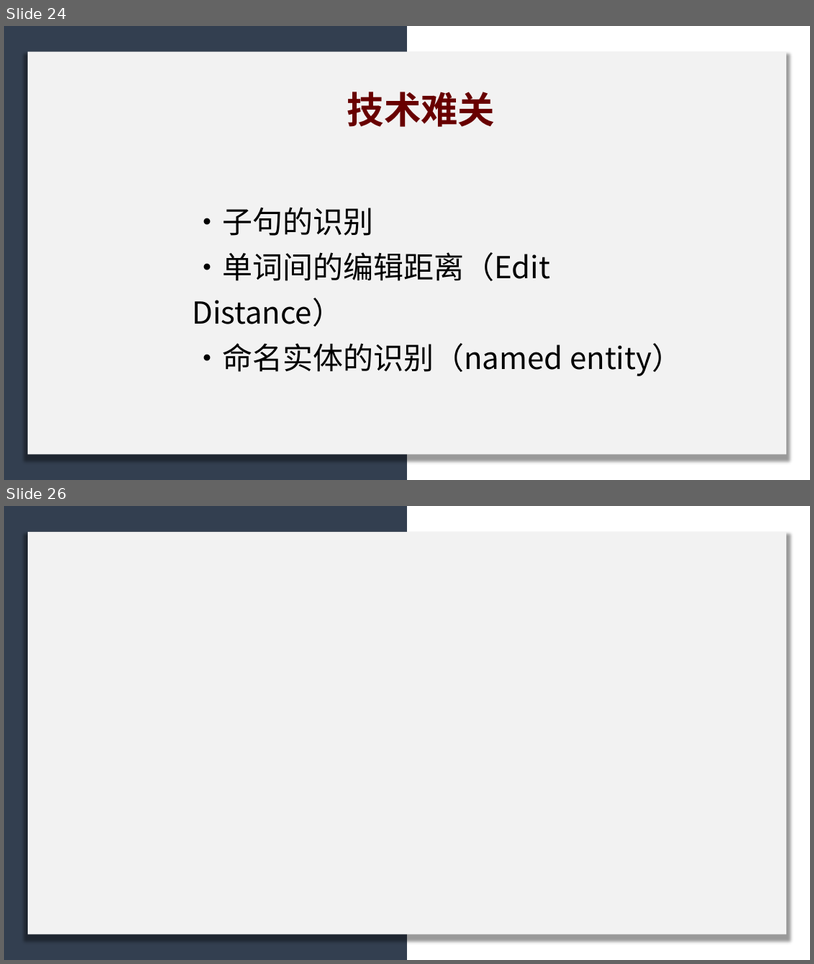
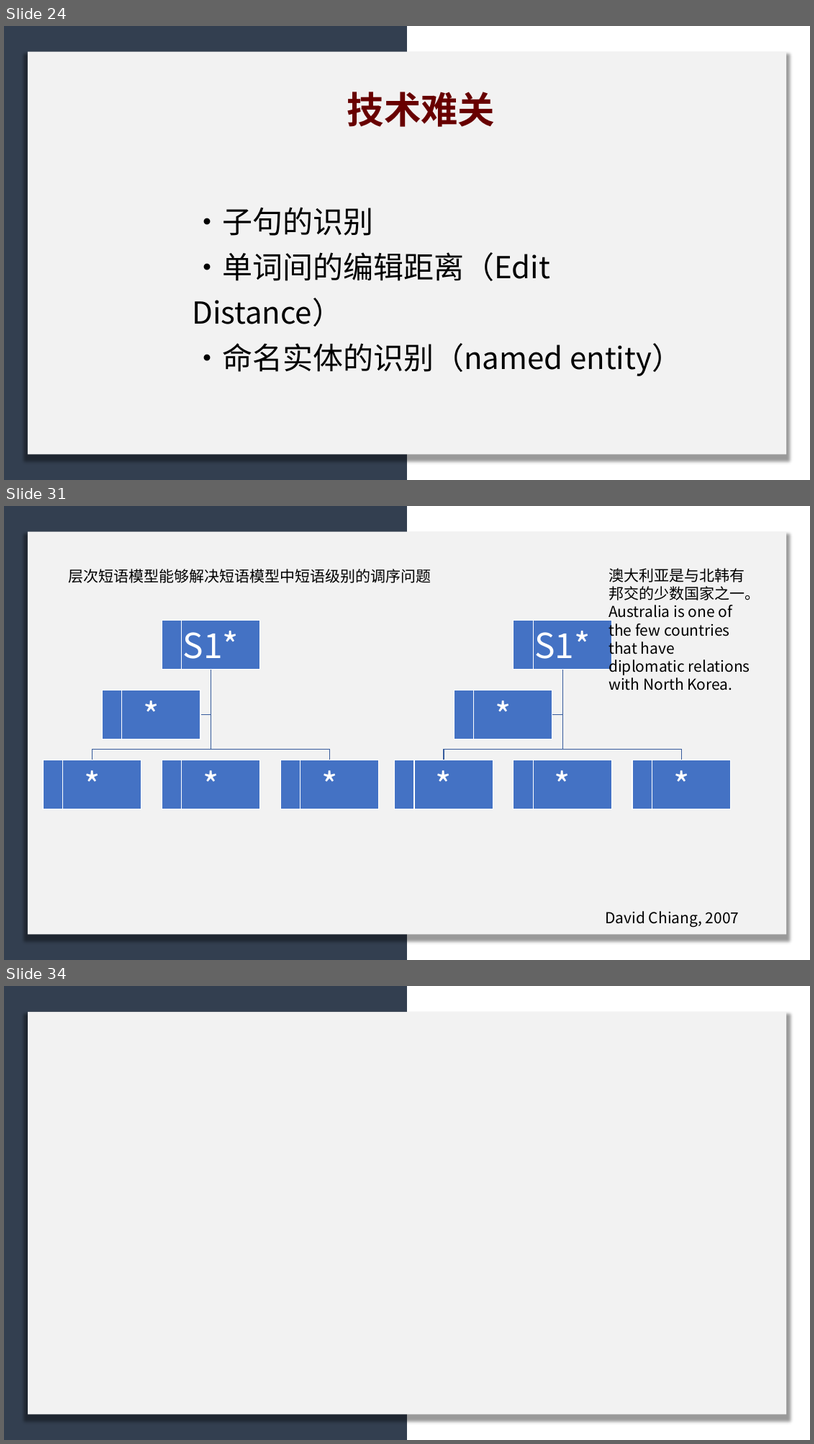
Before and after one commit to licheng0573/RosettaStone, a slide deck: 二组展示_10_24.pptx. Shown one above the other, each under a label of ours: slides 24 and 26 before the commit, slides 24, 31 and 34 after it; the slides between them are not shown. The pictures are 814x964 and 814x1444 pixels, drawn with LibreOffice and Linux fonts; fonts in the diff are those of the drawing. Boxes give left, top, right and bottom in pixels: in the first picture for what was removed or moved away, otherwise in the second. Text is boxed around its words. In the diff, an @@ line names an element or a change of style, - is before the commit and + after.

```diff
--- a/二组展示_10_24.pptx
+++ b/二组展示_10_24.pptx
@@ slide 31 added at [4,506,810,960], background #FFFFFF @@
@@ rectangle added at [4,506,407,960], fill #333F50 @@
@@ rectangle added at [28,531,787,934], fill #F2F2F2 @@
@@ text added at [68,569,431,583], 18 pt, text #000000 @@
+层次短语模型能够解决短语模型中短语级别的调序问题
@@ text added at [609,568,760,690], 18 pt, text #000000 @@
+澳大利亚是与北韩有邦交的少数国家之一。
+Australia is one of the few countries that have diplomatic relations with North Korea.
@@ group added at [43,620,378,808]: 10 rectangles, 5 texts, 4 freeform shapes @@
+S1*
+*
+*
+*
+*
@@ group added at [395,620,730,808]: 10 rectangles, 5 texts, 4 freeform shapes @@
+S1*
+*
+*
+*
+*
@@ text added at [605,911,740,926], 18 pt, text #000000 @@
+David Chiang, 2007
@@ what was slide 26 is now slide 34 @@
```
Also in this commit, not shown: 2 slides changed, 6 other slides added.
